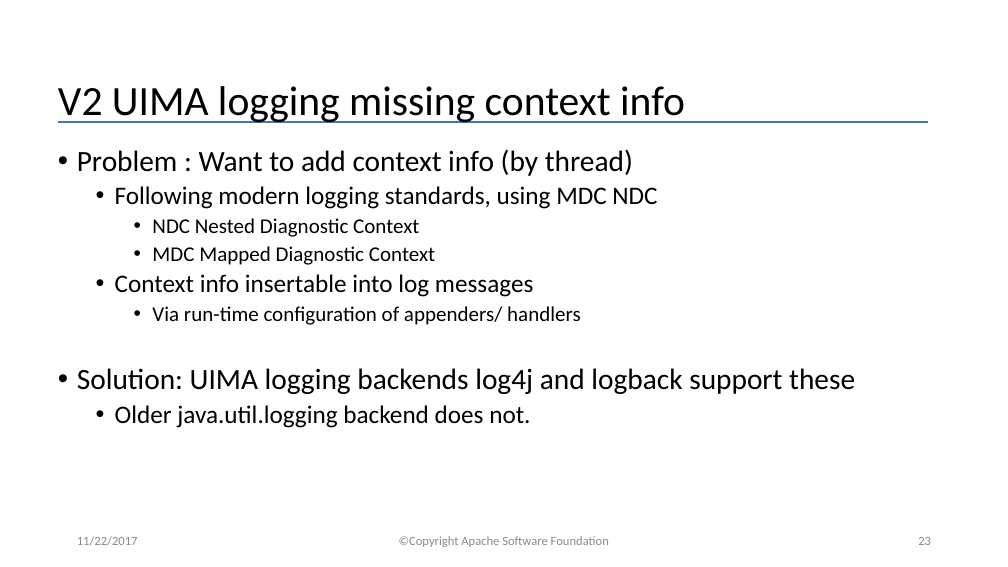
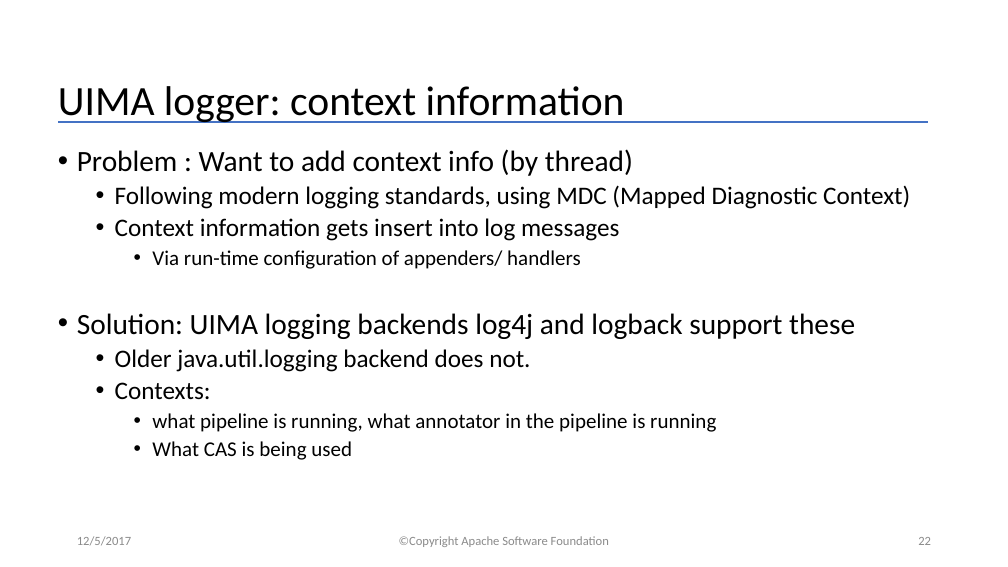
Before and after one commit to apache/uima-site, a slide deck: slide 22 of docs/downloads/uv3/UIMA_V3_Programmers_Solutions.pptx (slide 23 before the commit). Drawn at 1008x567 pixels with LibreOffice and Linux fonts; fonts in the diff are those of the drawing. Boxes give left, top, right and bottom in pixels: in the first picture for what was removed or moved away, otherwise in the second. Text is boxed around its words. In the diff, an @@ line names an element or a change of style, - is before the commit and + after.

```diff
--- a/docs/downloads/uv3/UIMA_V3_Programmers_Solutions.pptx
+++ b/docs/downloads/uv3/UIMA_V3_Programmers_Solutions.pptx
@@ title at bbox=[58, 86, 625, 123]: text changed @@
-V2 UIMA logging missing context info
+UIMA logger: context information
@@ text at bbox=[115, 185, 910, 241]: text changed @@
-  • Following modern logging standards, using MDC NDC
-    • NDC Nested Diagnostic Context
-    • MDC Mapped Diagnostic Context
-  • Context info insertable into log messages
+  • Following modern logging standards, using MDC (Mapped Diagnostic Context)
+  • Context information gets insert into log messages
@@ text at bbox=[115, 382, 716, 460]: paragraphs added @@
+  • Contexts:
+    • what pipeline is running, what annotator in the pipeline is running
+    • What CAS is being used
@@ text at bbox=[77, 536, 131, 545]: text changed @@
-11/22/2017
+12/5/2017
```
Also in this commit, not shown: 29 other slides changed.
